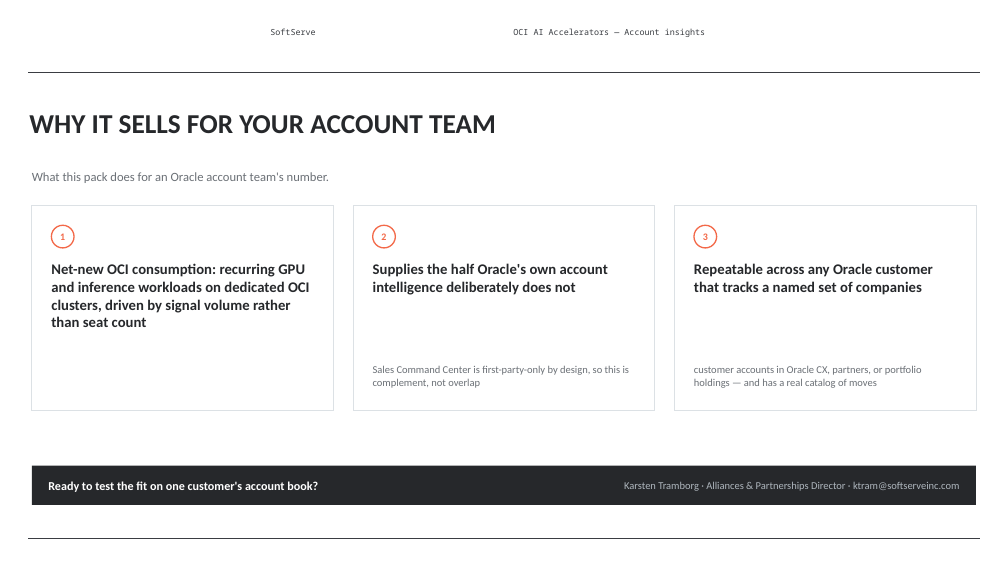
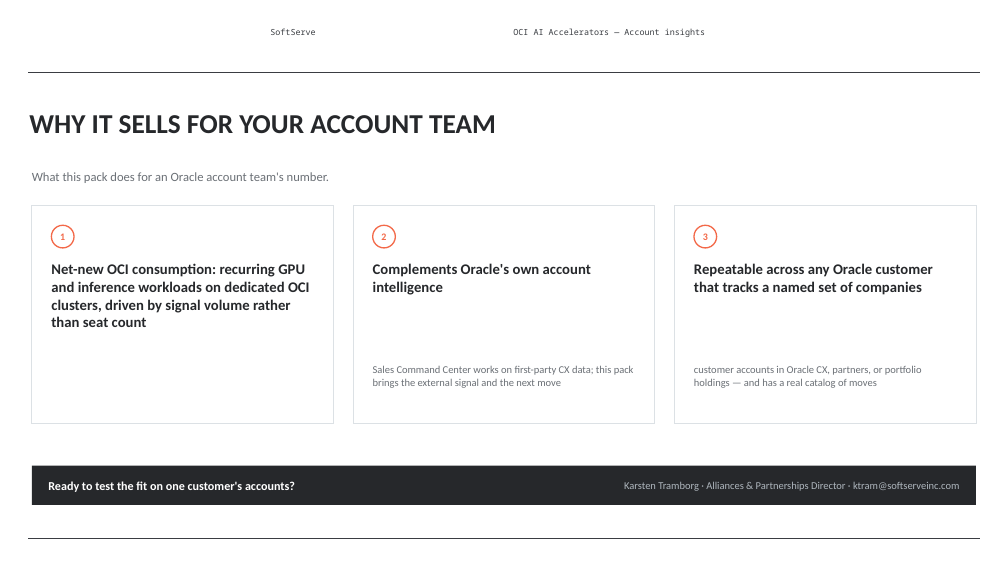
Before and after one commit to alexey-orlov/AO-Personal-OS, a slide deck: slide 6 of outputs/oracle-packs/account-insights/artifacts/account-insights-sales-deck.pptx. Drawn at 1008x567 pixels with LibreOffice and Linux fonts; fonts in the diff are those of the drawing; background and template pictures are left out. Boxes give left, top, right and bottom in pixels: in the first picture for what was removed or moved away, otherwise in the second. Text is boxed around its words. In the diff, an @@ line names an element or a change of style, - is before the commit and + after.

```diff
--- a/outputs/oracle-packs/account-insights/artifacts/account-insights-sales-deck.pptx
+++ b/outputs/oracle-packs/account-insights/artifacts/account-insights-sales-deck.pptx
@@ rectangle: place and size @@
-rectangle at (32, 206, 333, 411)
+rectangle at (32, 206, 333, 423)
@@ rectangle: place and size @@
-rectangle at (353, 206, 655, 411)
+rectangle at (353, 206, 655, 423)
@@ rectangle: place and size @@
-rectangle at (675, 206, 976, 411)
+rectangle at (675, 206, 976, 423)
@@ text at (373, 263, 591, 295): text changed @@
-Supplies the half Oracle's own account intelligence deliberately does not
+Complements Oracle's own account intelligence
@@ text at (373, 366, 634, 388): text changed @@
-Sales Command Center is first-party-only by design, so this is complement, not overlap
+Sales Command Center works on first-party CX data; this pack brings the external signal and the next move
@@ text at (48, 481, 295, 492): text changed @@
-Ready to test the fit on one customer's account book?
+Ready to test the fit on one customer's accounts?
```
Also in this commit, not shown: 3 other slides changed, 3 other files.
